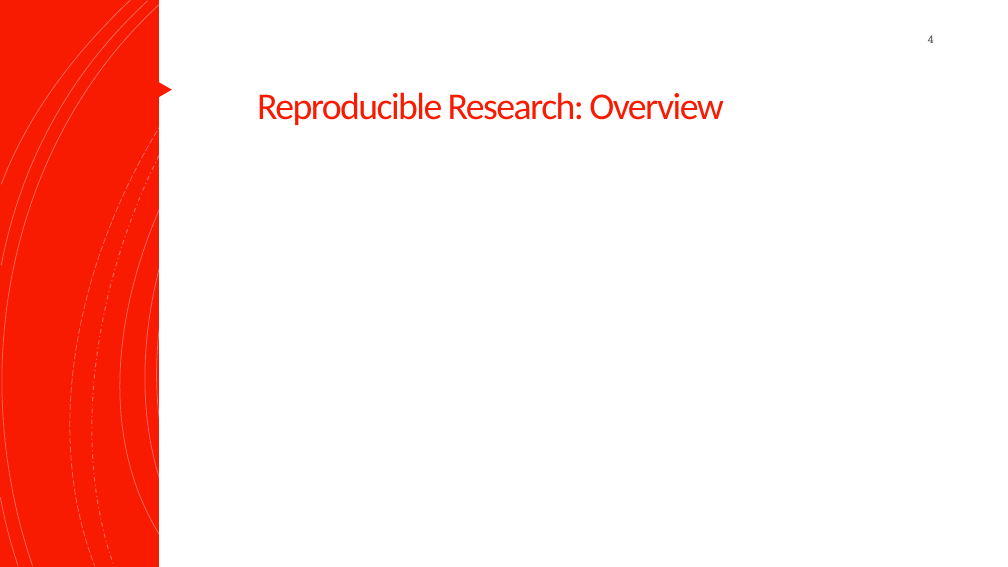
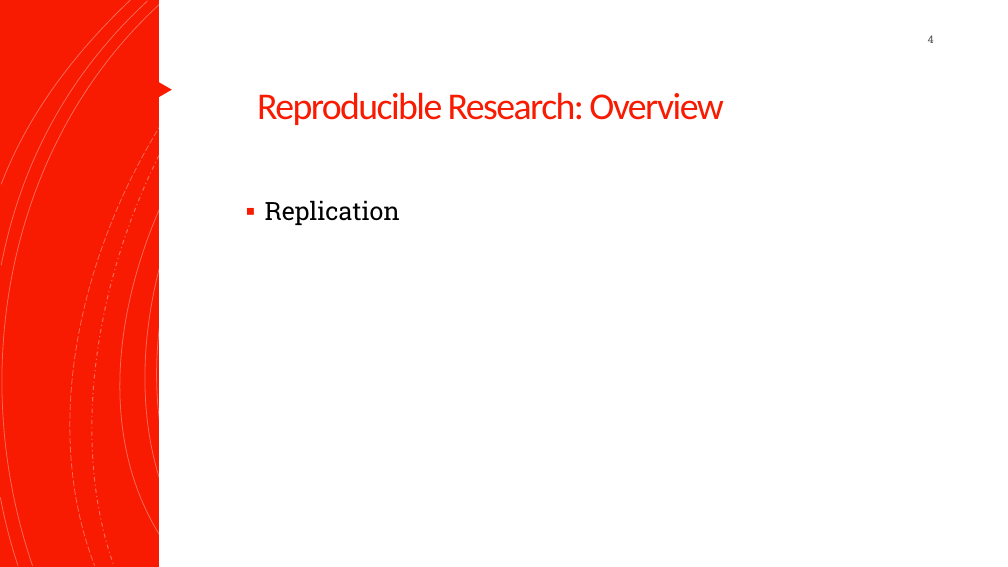
Before and after one commit to NeuroShepherd/R_Coding_Presentations, a slide deck: slide 4 of RStudio, Git, and Github/RStudio_Git_Github.pptx. Drawn at 1008x567 pixels with LibreOffice and Linux fonts; fonts in the diff are those of the drawing. Boxes give left, top, right and bottom in pixels: in the first picture for what was removed or moved away, otherwise in the second. Text is boxed around its words. In the diff, an @@ line names an element or a change of style, - is before the commit and + after.

```diff
--- a/RStudio, Git, and Github/RStudio_Git_Github.pptx
+++ b/RStudio, Git, and Github/RStudio_Git_Github.pptx
@@ text added at bbox=[265, 200, 400, 225], 24 pt, text #000000 @@
+▪ Replication
```
Also in this commit, not shown: 9 other slides changed, 1 other file.
